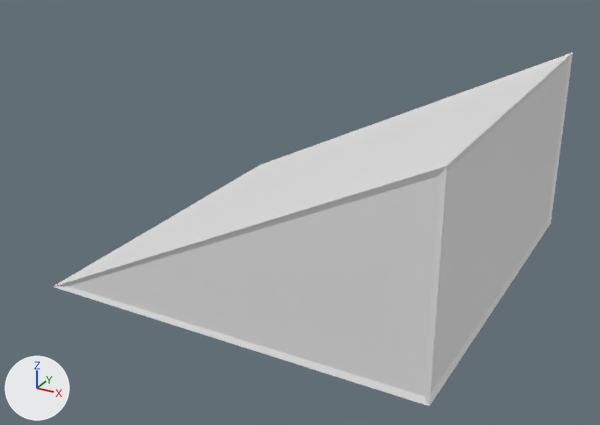
The Blender file res/blender/shapes/halfSlant.blend: old version first, new version second.
One viewpoint serves both versions: a 50 mm lens placed at (0.941, -1.834, 0.52), pointed at (-0.029, -0.072, -0.361). The lights are fixed; the arrows at lower left show +X, +Y and +Z.

The first picture shows 'Shape', 'WireFrame'.
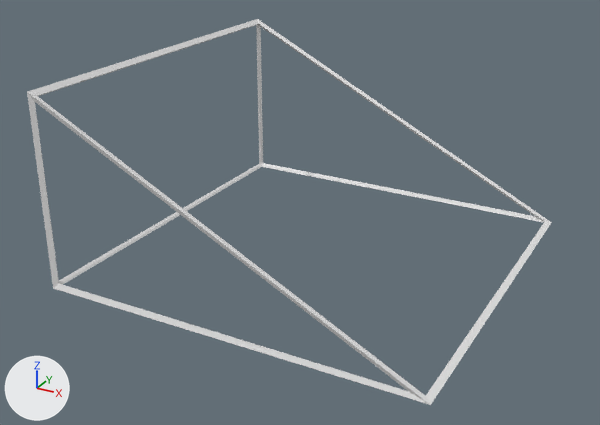
What differs and where, as boxes [x1, y1, x2, y2] in the pictures (600 x 425 px):
```json
{"object": "Shape", "change": "hidden", "before": [61, 57, 569, 396]}
{"object": "WireFrame", "change": "mesh turned", "before": [53, 53, 573, 406], "after": [27, 19, 552, 405]}
```

The change, as JSON lines over the scene's bpy script:
```json
{"block": "me_cube_001", "where": "me_cube_001.from_pydata(...)  # 6 vertices, 5 faces; spans x -0.5..0.5, y -0.5..0.5, z -0.5..0.0"}
{"block": "me_cube_001", "where": "# used by ob_shape; location = (0.0, 0.0, 0.0)"}
{"block": "me_cube_001", "change": "me_cube_001 part 1: the whole mesh is turned -180 degrees about the z axis through its middle"}
{"block": "me_cube_000", "where": "me_cube_000.from_pydata(...)  # 30 vertices, 36 faces; spans x -0.508..0.506, y -0.506..0.506, z -0.506..0.007"}
{"block": "me_cube_000", "where": "# used by ob_wireframe; location = (0.0, 0.0, 0.0)"}
{"block": "me_cube_000", "change": "me_cube_000 part 2: the whole mesh is turned -180 degrees about the z axis through the mesh origin"}
{"op": "add", "block": "ob_shape", "code": "ob_shape.hide_render = True"}
```
